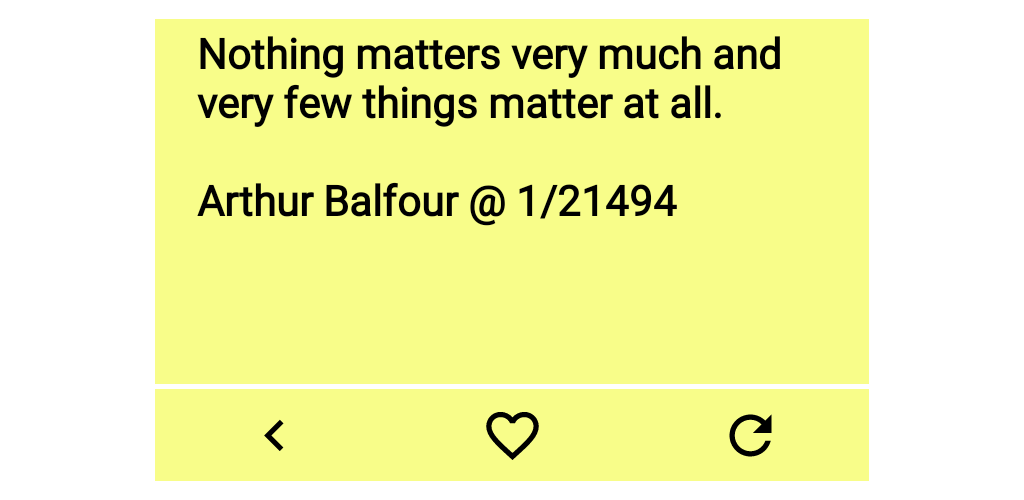
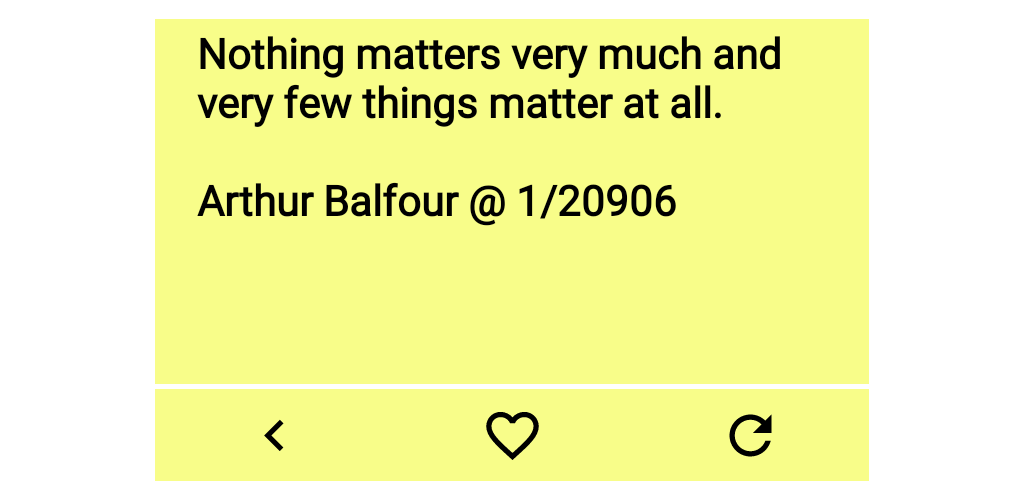
Layers edited between the first and the second 1024×500 image:
renamed "Quote__Unquote_ori_portrait.png" to "example_appwidget_preview.png", painted on it over [583, 184, 677, 217]
